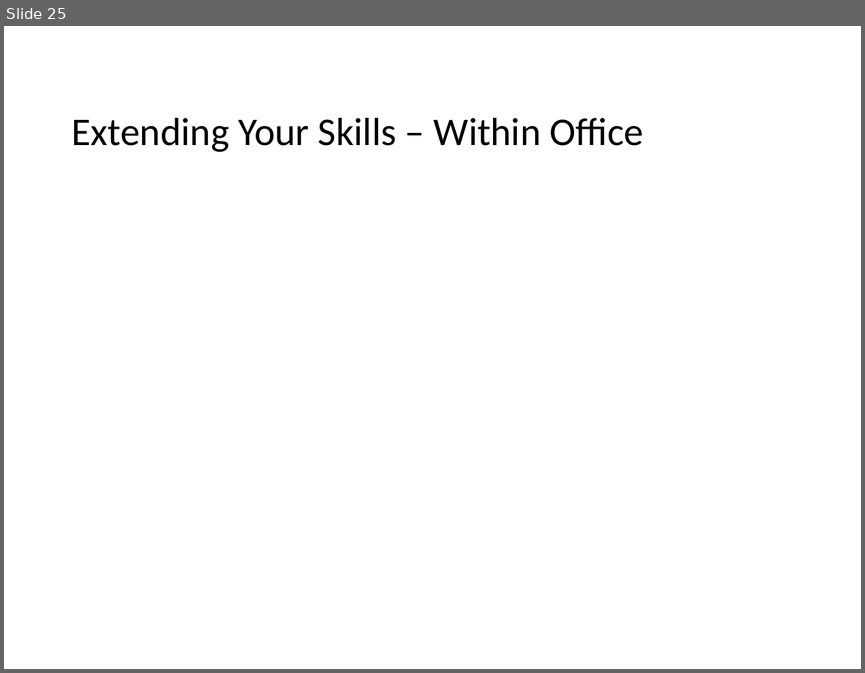
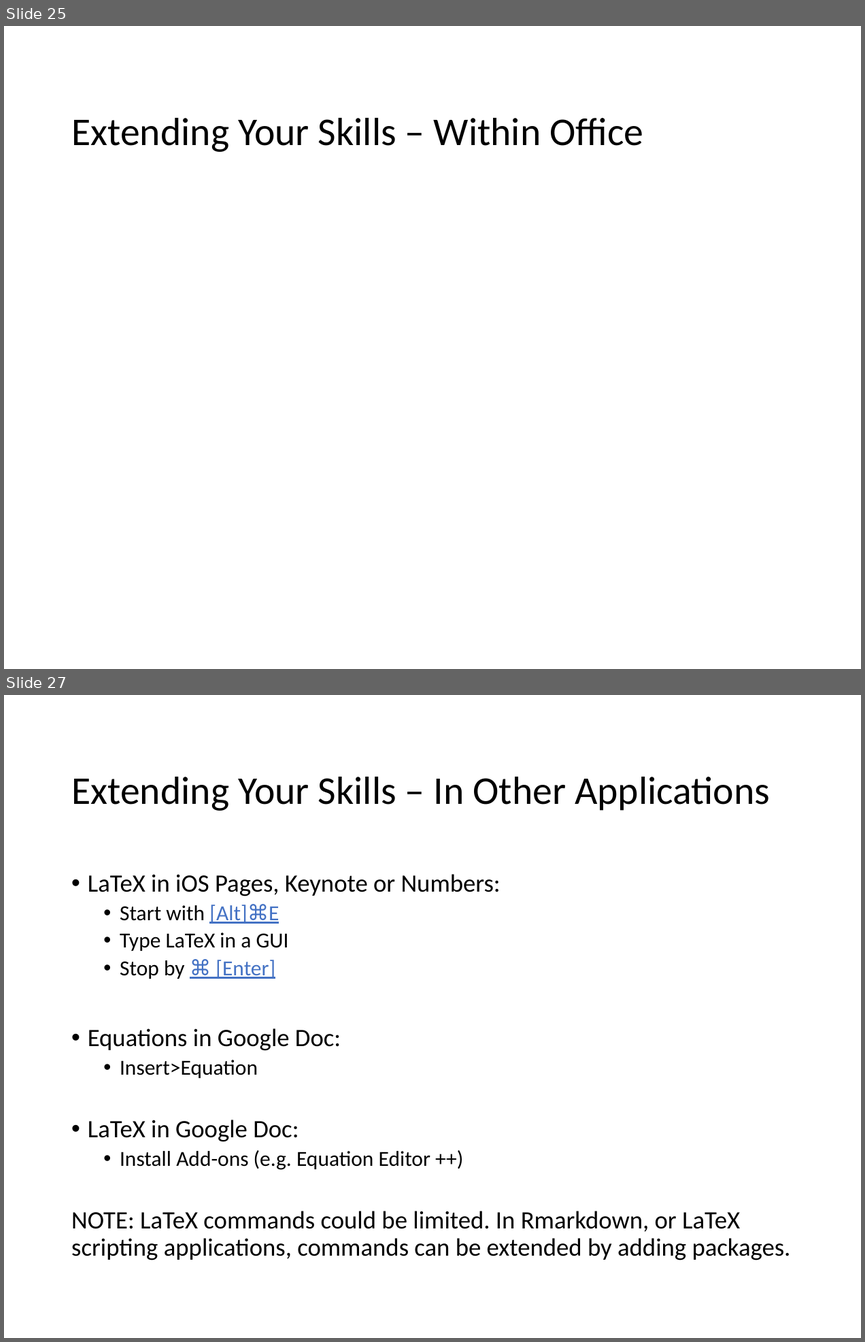
Before and after one commit to manabdoli/OfficeFormulaTips, a slide deck: Tips & Tricks Presentation Slides.pptx. Shown one above the other, each under a label of ours: slide 25 before the commit, slides 25 and 27 after it; the slides between them are not shown. The pictures are 865x673 and 865x1342 pixels, drawn with LibreOffice and Linux fonts; fonts in the diff are those of the drawing; grey boxes stand for pictures; background and template pictures are left out. Boxes give left, top, right and bottom in pixels: in the first picture for what was removed or moved away, otherwise in the second. Text is boxed around its words. In the diff, an @@ line names an element or a change of style, - is before the commit and + after.

```diff
--- a/Tips & Tricks Presentation Slides.pptx
+++ b/Tips & Tricks Presentation Slides.pptx
@@ slide 27 added at (x1=4, y1=695, x2=861, y2=1338), background picture (left out) @@
@@ title added at (x1=71, y1=777, x2=770, y2=811), 33 pt, text #000000 @@
+Extending Your Skills – In Other Applications
@@ text added at (x1=71, y1=874, x2=791, y2=1260), 21 pt, text #000000 @@
+• LaTeX in iOS Pages, Keynote or Numbers:
+  • Start with [Alt]⌘E
+  • Type LaTeX in a GUI
+  • Stop by ⌘ [Enter]
+• Equations in Google Doc:
+  • Insert>Equation
+• LaTeX in Google Doc:
+  • Install Add-ons (e.g. Equation Editor ++)
+NOTE: LaTeX commands could be limited. In Rmarkdown, or LaTeX scripting applications, commands can be extended by adding packages.
```
Also in this commit, not shown: 2 slides changed.
